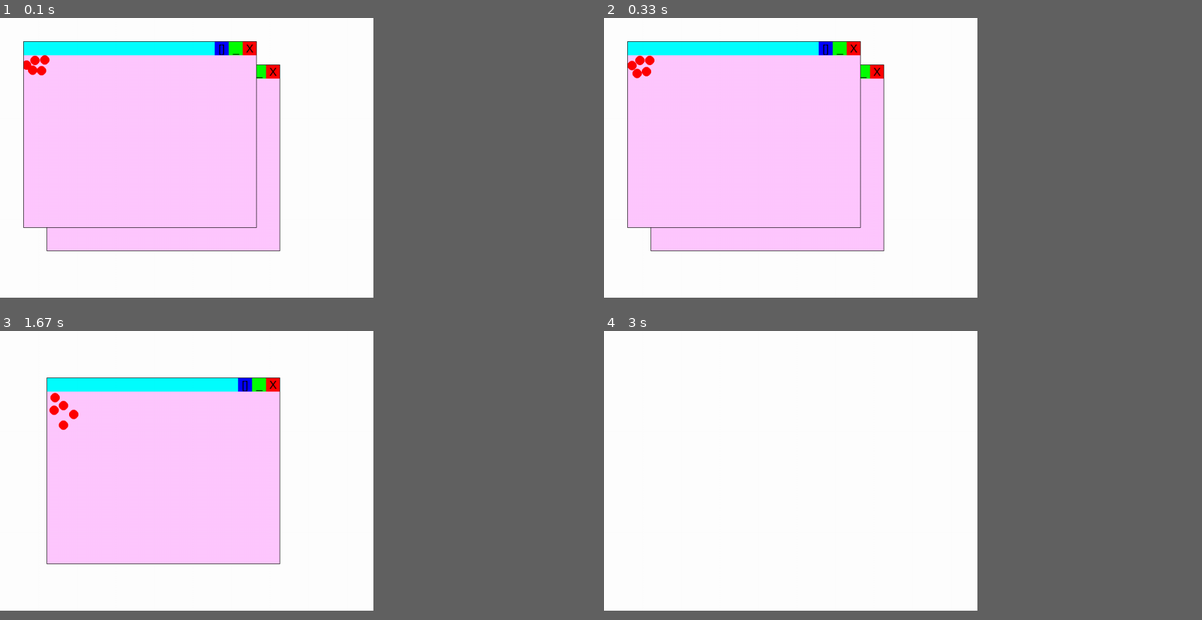
Above: before the commit, frames 1-4 (two rows, left to right).
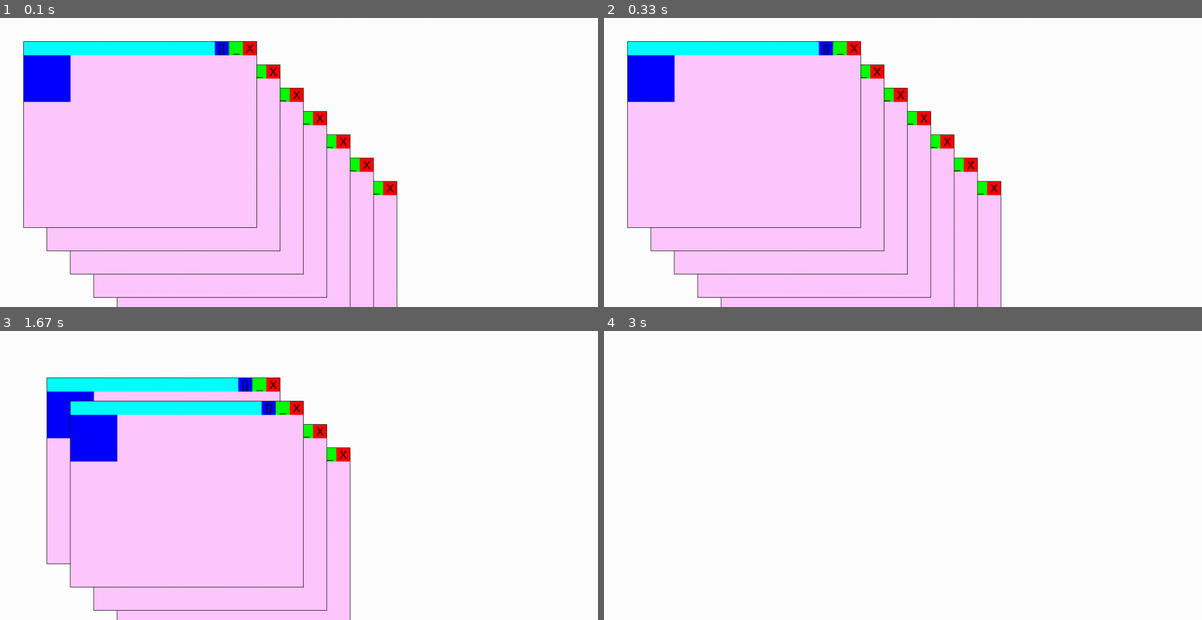
Above: after the commit, the same moments.

Repository: steellight541/my_pygame_packages
Game: pygame game, started from main.py
Two runs of this game, one before a commit and one after it. Both use one fixed random seed, a clock stepped at 60 frames per second and the inputs below.
Inputs (mouse positions are in pixels of both pictures, inside the frame that each line leads up to):
- Up to frame 1 (0.1 s): no input
- Up to frame 2 (0.33 s): no input
- Up to frame 3 (1.67 s): press the mouse at (448, 501) at 0.37 s; move the mouse to (328, 443) at 0.47 s; release the mouse at (209, 385) at 0.6 s; click "X" at 0.72 s; click (95, 406) at 1.05 s; click (454, 478) at 1.38 s
- Up to frame 4 (3 s): click "X" at 1.72 s; click (998, 435) at 2.05 s; click (986, 455) at 2.38 s, where only the run after the commit has a clickable "X"; click (926, 409) at 2.72 s, where only the run after the commit has a clickable "X"
In our replay, the window is 562x421 before the commit and 900x435 after it. These sizes can differ from the game's own. Grey fills any space a smaller window leaves; there, only what the larger window draws over its background counts as a difference.

The runs differ from the first frame. In frame 1, 20% of the frame differs, in the area x 3-67%, y 8-100%; in frame 2, 20%; in frame 3, 18%; in frame 4, less than 0.1%.

Commit message:
fixing performance

Diff:
--- a/main.py
+++ b/main.py
@@ -1,22 +1,32 @@
 import pygame
-from pygame_windows.main import BaseWindow, WindowHandler
-pygame.init()
-screen = pygame.display.set_mode((800, 600))
+from pygame_windows.windows import BaseWindow, WindowHandler
+p = pygame.init()
+# get monitor size
+info = pygame.display.Info()
+screen = pygame.display.set_mode((info.current_w, info.current_h-100), vsync=True, flags=pygame.HWACCEL|pygame.DOUBLEBUF|pygame.RESIZABLE)
 windows = WindowHandler(
     window_1=BaseWindow(screen, 500, 400, 50, 50),
-    window_2=BaseWindow(screen, 500, 400, 100, 100)
+    window_2=BaseWindow(screen, 500, 400, 100, 100),
+    window_3=BaseWindow(screen, 500, 400, 150, 150),
+    window_4=BaseWindow(screen, 500, 400, 200, 200),
+    window_5=BaseWindow(screen, 500, 400, 250, 250),
+    window_6=BaseWindow(screen, 500, 400, 300, 300),
+    window_7=BaseWindow(screen, 500, 400, 350, 350),
+
 )
 
+clock = pygame.time.Clock()
 
 
 while True:
+    pygame.display.set_caption(f"FPS: {clock.get_fps()}")
     for event in pygame.event.get():
         windows.event_handler(event)
         if event.type == pygame.QUIT:
             pygame.quit()
             quit()
 
-
     screen.fill((255, 255, 255))
     windows.draw()
-    pygame.display.update()
+    pygame.display.flip()
+    clock.tick(165)
--- a/pygame_windows/bar.py
+++ b/pygame_windows/bar.py
@@ -1,12 +1,9 @@
 from pygame.draw import rect as pygame_rect
-from pygame.mouse import (
-    get_pos as mouse_pos,
-    get_pressed as get_mouse_pressed
-)
+from pygame.mouse import get_pos as mouse_pos, get_pressed as get_mouse_pressed
 from pygame.rect import Rect
 
 class DragBar():
-    def __init__(self, screen, x, y, width, height, color=(0, 255, 255)):
+    def __init__(self, screen, x, y, width, height, color =(0, 255, 255)):
         self.screen = screen
         self.rect = Rect((x, y), (width, height))
         self.__color = color
@@ -20,7 +17,7 @@
     def pressed(self):
         mouse_position = mouse_pos()
         if get_mouse_pressed()[0]:
-            if self.rect.collidepoint(mouse_position) or self.__dragging:
+            if (self.rect.collidepoint(mouse_position) or self.__dragging):
                 if not self.__dragging: self.__offset = (mouse_position[0] - self.rect.x, mouse_position[1] - self.rect.y)
                 self.__dragging = True
                 return True
--- a/pygame_windows/main.py
+++ b/pygame_windows/windows.py
@@ -5,14 +5,13 @@
 from pygame.display import get_surface
 
 
-
 # local imports
 from .button import Button, ButtonHandler
 from .bar import DragBar
-from .demos import Bouncingball
+from .content import WindowContent
 
 
-class BaseWindow:
+class BaseWindow():
     def __init__(self, screen, width=500, height=400, x=50, y=50):
         self.getting_dragged = False
         self.last_dragged = False
@@ -26,7 +25,7 @@
             maximize=Button.maximize_button(screen, x + width - 90, y, 30, 30)
         )
         self.__drag_bar = DragBar(screen, x, y, width, 30)
-        self.__content = Bouncingball()
+        self.__content = WindowContent()
 
     def draw(self):
         pygame_rect(self.screen, (255, 200, 255), self.__content_area_rect) # window background
